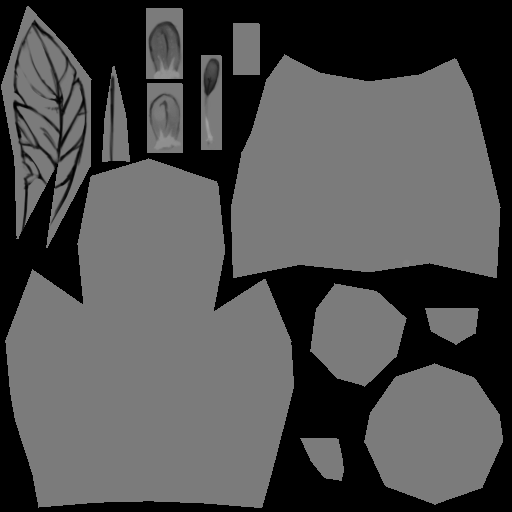
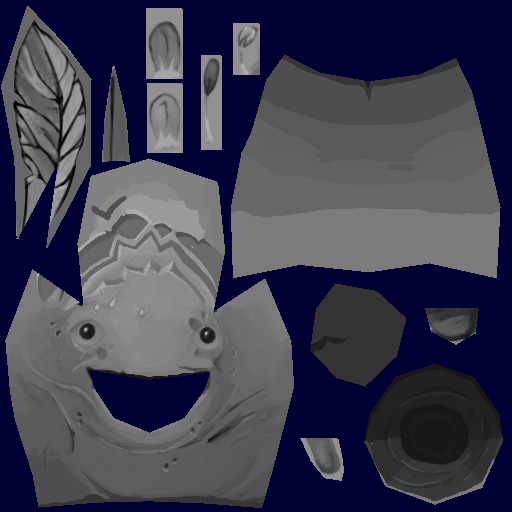
The second 512×512 image is a revision of the first. Changes to its layers:
painted on "Color Fill 4" over [0,0,512,512]
added group "Group 1" with 5 layers above "Face_Skull" over [231,54,503,505]
added layer "Feet" in group "Group 1" over [425,308,479,345]
added layer "Mouth" in group "Group 1" over [364,363,503,505]
added layer "Back" in group "Group 1" over [231,54,501,278]
added layer "Butt" in group "Group 1" over [310,283,407,387]
added layer "Hand" in group "Group 1" over [299,419,342,477]
added group "Face_Skull" with 6 layers above "Group 2" over [0,128,399,512]
added layer "Layer 14" in group "Face_Skull" over [3,290,291,507]
added layer "Layer 13" in group "Face_Skull" over [179,314,226,360]
added layer "Layer 9" in group "Face_Skull" over [0,128,399,512]
added layer "Layer 10" in group "Face_Skull" over [75,210,221,328]
added layer "Layer 8" in group "Face_Skull" over [45,260,236,502]
added layer "Layer 6" in group "Face_Skull" over [5,158,294,508]
added group "Group 2" with 3 layers above "Color Fill 2" over [0,0,512,512]
showed "Color Fill 3", moved it into group "Group 2", painted on it over [0,1,94,252]
moved "sketch" into group "Group 2", painted on it over [12,18,411,269]
showed "Layer 1", moved it into group "Group 2", painted on it over [0,0,512,512]
painted on "Color Fill 2" over [0,0,512,512]
